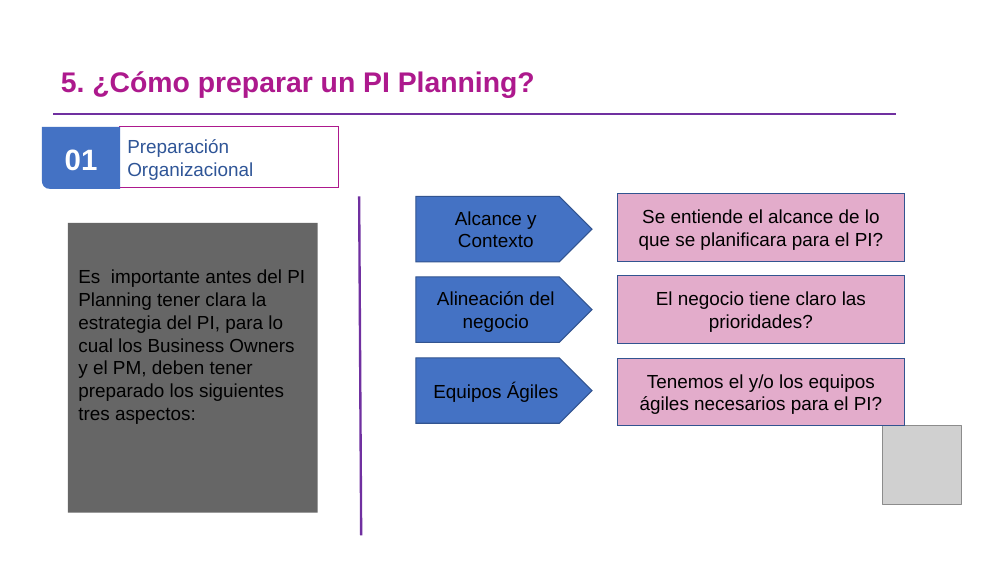
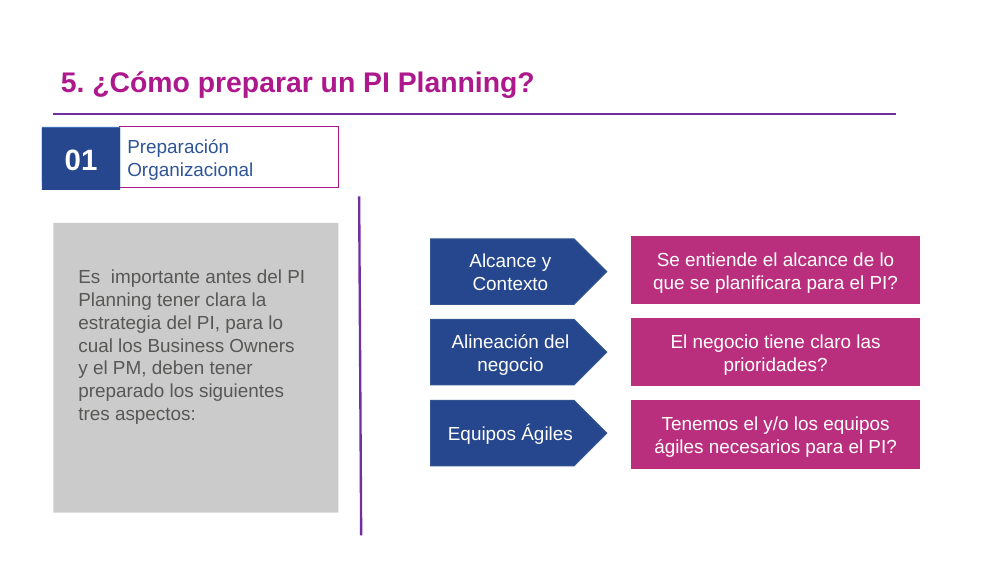
Before and after one commit to omesan/Agile, a slide deck: slide 6 of Stefanini/Stefanini.Clientes/Stefanini.Cliente.Experian/Guia PIPlanning _ExperianV1.0.pptx. Drawn at 1008x567 pixels with LibreOffice and Linux fonts; fonts in the diff are those of the drawing; grey boxes stand for pictures; background and template pictures are left out. Boxes give left, top, right and bottom in pixels: in the first picture for what was removed or moved away, otherwise in the second. Text is boxed around its words. In the diff, an @@ line names an element or a change of style, - is before the commit and + after.

```diff
--- a/Stefanini/Stefanini.Clientes/Stefanini.Cliente.Experian/Guia PIPlanning _ExperianV1.0.pptx
+++ b/Stefanini/Stefanini.Clientes/Stefanini.Cliente.Experian/Guia PIPlanning _ExperianV1.0.pptx
@@ rectangle "01" resized from (x1=65, y1=149, x2=98, y2=171) to (x1=42, y1=128, x2=120, y2=190) @@
@@ rectangle "01" at (x1=42, y1=128, x2=120, y2=190): fill none to #26478D @@
@@ rectangle resized from (x1=68, y1=223, x2=318, y2=513) to (x1=54, y1=223, x2=339, y2=513) @@
@@ rectangle at (x1=54, y1=223, x2=339, y2=513): fill #404040 at 80% opacity to #BFBFBF at 80% opacity @@
@@ pentagon arrow "Alcance y Contexto" moved from (x1=416, y1=197, x2=592, y2=262) to (x1=431, y1=239, x2=607, y2=304) @@
@@ text colour #000000 to #FFFFFF; fill #E3ACCB to #BA2F7D; outline #325491 1 pt to #BA2F7D 1 pt in 3 elements at (x1=632, y1=401, x2=920, y2=468), (x1=632, y1=318, x2=920, y2=386), (x1=632, y1=237, x2=920, y2=304) @@
@@ text "Es importante antes del PI ..." at (x1=78, y1=269, x2=305, y2=424): text colour #000000 to #575756 @@
@@ rectangle "El negocio tiene claro las ..." moved from (x1=618, y1=276, x2=905, y2=343) to (x1=632, y1=318, x2=920, y2=386) @@
@@ 2 rectangles, 2 pentagon arrows moved together from (x1=416, y1=194, x2=905, y2=426) to (x1=431, y1=237, x2=920, y2=468) @@
@@ text colour #000000 to #FFFFFF; fill #4472C4 to #26478D in 3 elements at (x1=431, y1=239, x2=607, y2=304), (x1=431, y1=320, x2=607, y2=385), (x1=431, y1=401, x2=607, y2=466) @@
@@ picture removed at (x1=883, y1=426, x2=962, y2=504) @@
```
Also in this commit, not shown: 7 other slides changed, 1 slide added, 3 other files.
